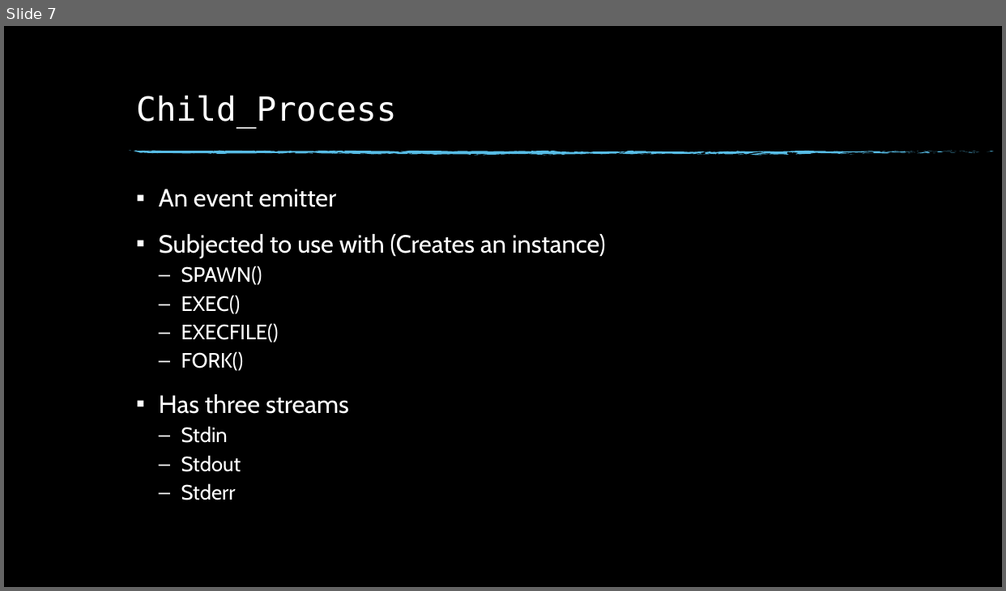
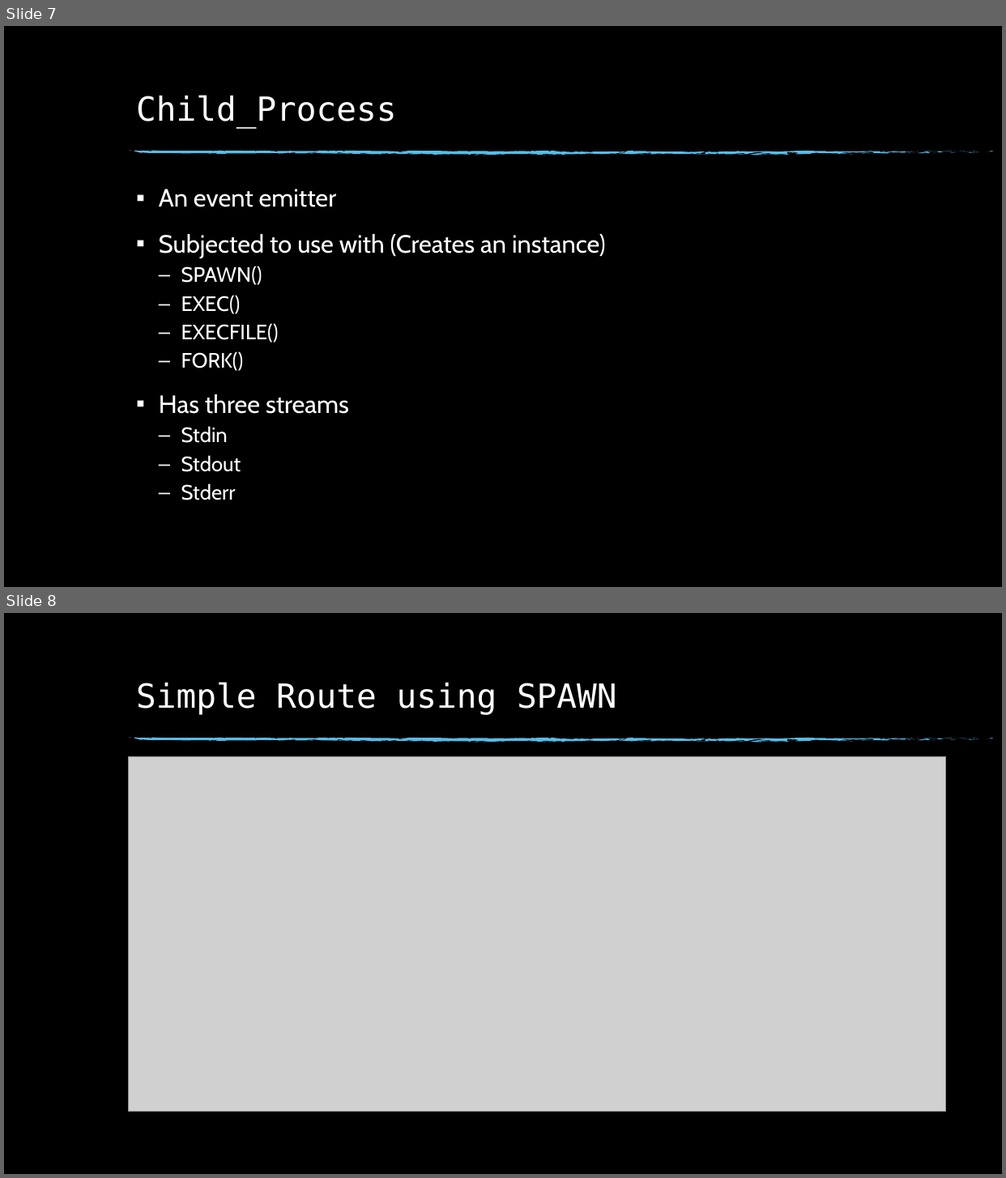
Before and after one commit to ChendrayanV/Events-2018-2019, a slide deck: PSBUG-AUG2018-Meetup/Web Framework for PowerShell.pptx. Shown one above the other, each under a label of ours: slide 7 before the commit, slides 7 and 8 after it. The pictures are 1006x591 and 1006x1178 pixels, drawn with LibreOffice and Linux fonts; fonts in the diff are those of the drawing; grey boxes stand for pictures; background and template pictures are left out. Boxes give left, top, right and bottom in pixels: in the first picture for what was removed or moved away, otherwise in the second. Text is boxed around its words. In the diff, an @@ line names an element or a change of style, - is before the commit and + after.

```diff
--- a/PSBUG-AUG2018-Meetup/Web Framework for PowerShell.pptx
+++ b/PSBUG-AUG2018-Meetup/Web Framework for PowerShell.pptx
@@ slide 8 added at (4, 613, 1002, 1174), background picture (left out); not listed: 74 template elements that a slide beside it also shows @@
@@ title added at (136, 682, 617, 715), 32 pt, text #FFFFFF @@
+Simple Route using SPAWN
@@ picture added at (128, 756, 946, 1112) @@
```
Also in this commit, not shown: 3 other slides added, 1 slide removed, 1 other file.
